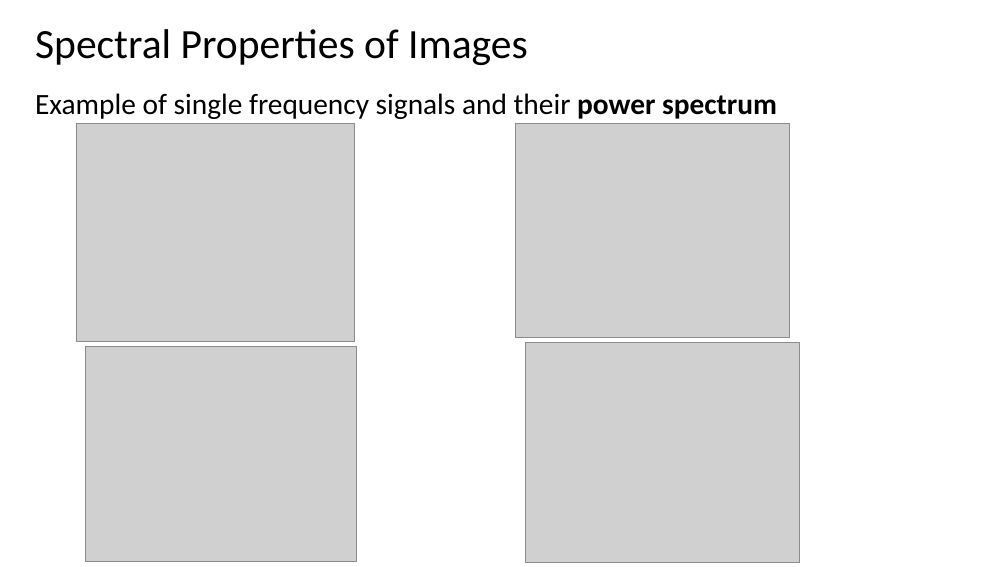
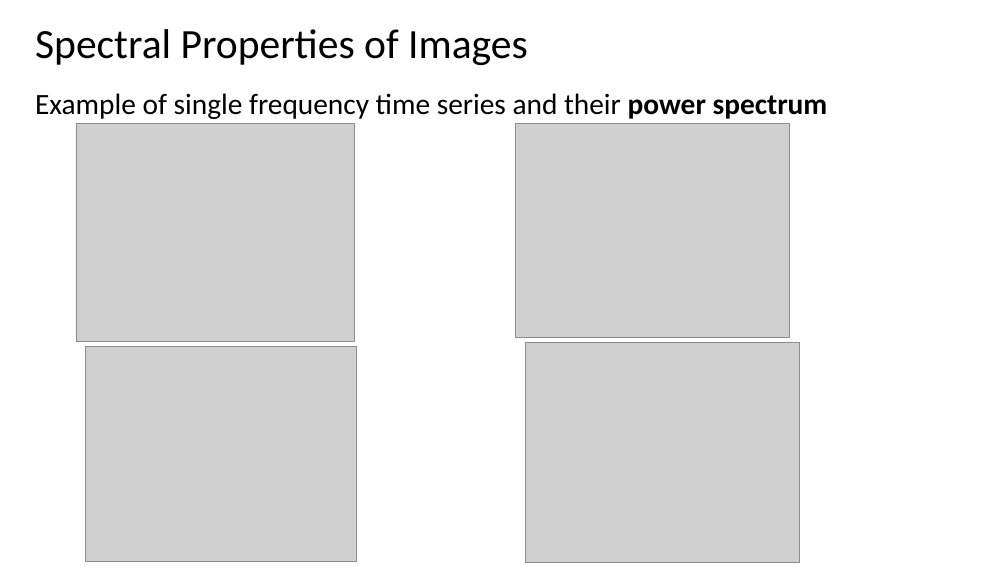
Before and after one commit to StephenElston/CSCI-E-83, a slide deck: slide 7 of LectureSlides/MessyTimeSeries.pptx. Drawn at 1008x567 pixels with LibreOffice and Linux fonts; fonts in the diff are those of the drawing; grey boxes stand for pictures. Boxes give left, top, right and bottom in pixels: in the first picture for what was removed or moved away, otherwise in the second. Text is boxed around its words. In the diff, an @@ line names an element or a change of style, - is before the commit and + after.

```diff
--- a/LectureSlides/MessyTimeSeries.pptx
+++ b/LectureSlides/MessyTimeSeries.pptx
@@ text at bbox=[35, 93, 828, 119]: text changed @@
-Example of single frequency signals and their power spectrum
+Example of single frequency time series and their power spectrum
```
Also in this commit, not shown: 2 other slides changed, 1 other file.
